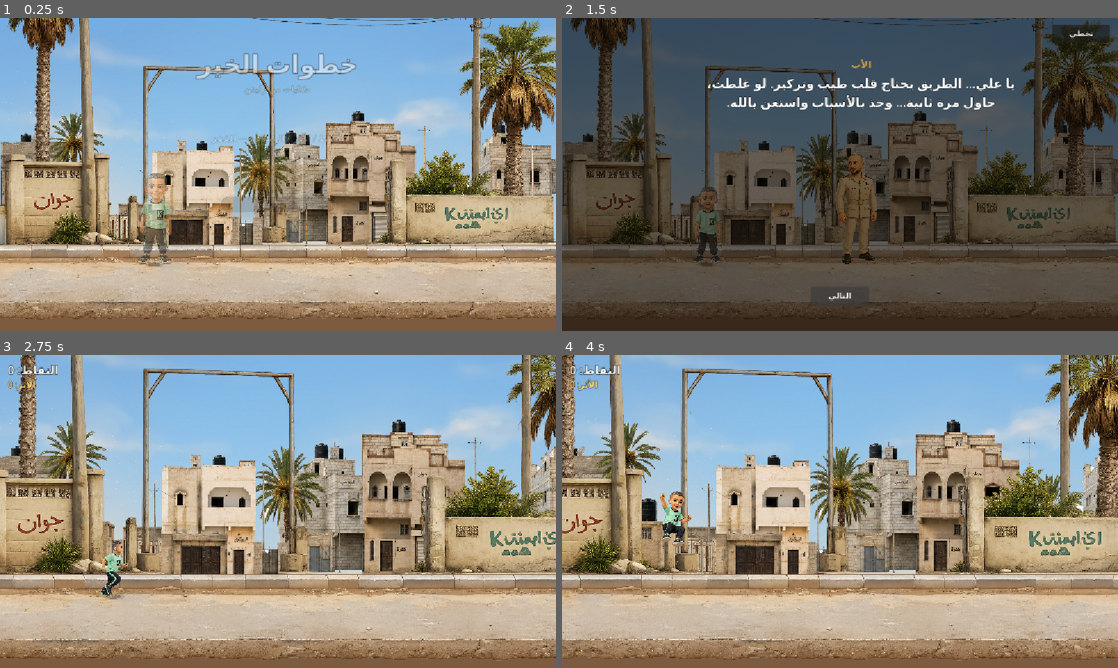
Above: before the commit, frames 1-4 (two rows, left to right).
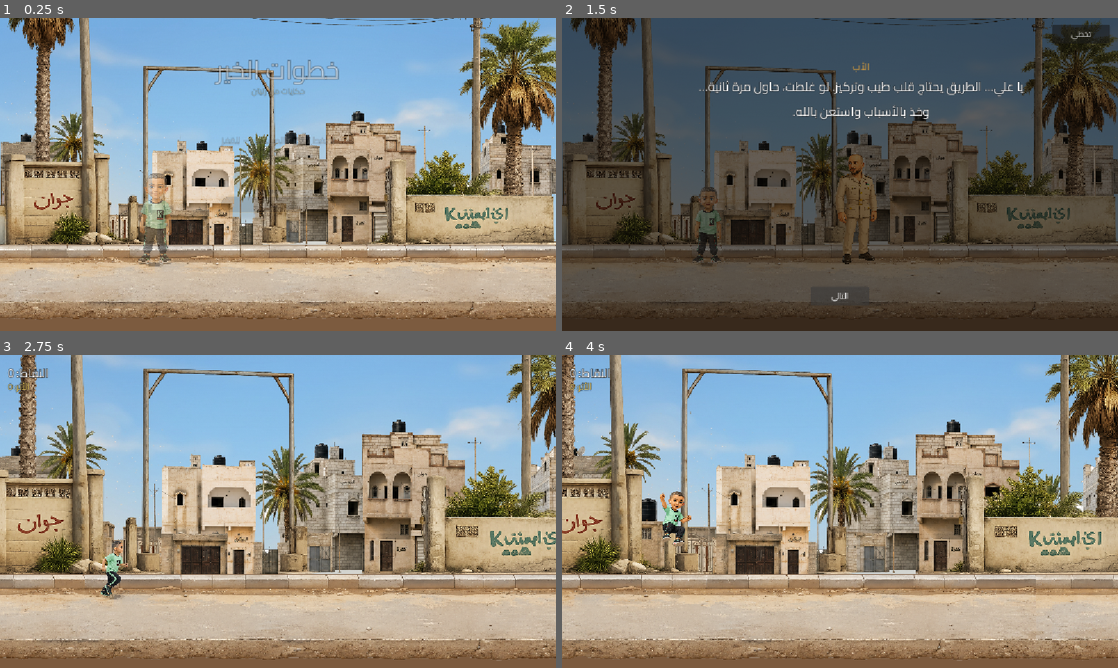
Above: after the commit, the same moments.

Repository: HamzaJwan/Ali-s-Runner
Game: Godot game, scene res://scenes/Main.tscn
Two runs of this game, one before a commit and one after it. Both use one fixed random seed, a clock stepped at 60 frames per second and the inputs below.
Inputs (mouse positions are in pixels of both pictures, inside the frame that each line leads up to):
- Up to frame 1 (0.25 s): no input
- Up to frame 2 (1.5 s): click "ابدأ اللعب" at 0.5 s; click "التالي" at 1.25 s
- Up to frame 3 (2.75 s): click "تخطي" at 2 s
- Up to frame 4 (4 s): tap Enter (ui_accept) at 2.75, 3.02, 3.77 s; move the mouse to (962, 495) at 2.77 s; click (962, 495) at 2.92 s; move the mouse to (728, 527) at 3.52 s; click (728, 527) at 3.67 s

The runs differ from the first frame. In frame 1, 1.5% of the frame differs, in the area x 35-64%, y 11-41%; in frame 2, 2.2%, in the area x 24-97%, y 3-91%; in frame 3, 0.4%; in frame 4, 0.4%.

Commit message:
deploy: embed Arabic font for web playtest

Diff:
--- a/project.godot
+++ b/project.godot
@@ -22,6 +22,10 @@
 window/stretch/mode="canvas_items"
 window/stretch/aspect="expand"
 
+[gui]
+
+theme/custom="res://themes/arabic_ui_theme.tres"
+
 [physics]
 
 3d/physics_engine="Jolt Physics"
--- /dev/null
+++ b/themes/arabic_ui_theme.tres
@@ -0,0 +1,6 @@
+[gd_resource type="Theme" load_steps=2 format=3]
+
+[ext_resource type="FontFile" path="res://assets/fonts/Cairo-Regular.ttf" id="1_cairo"]
+
+[resource]
+default_font = ExtResource("1_cairo")
Binary file added: assets/fonts/Cairo-Regular.ttf
Not shown, added: assets/fonts/Cairo-Regular.ttf.import
Not shown, changed: docs/WEB_DOCKER_PLAYTEST.md
